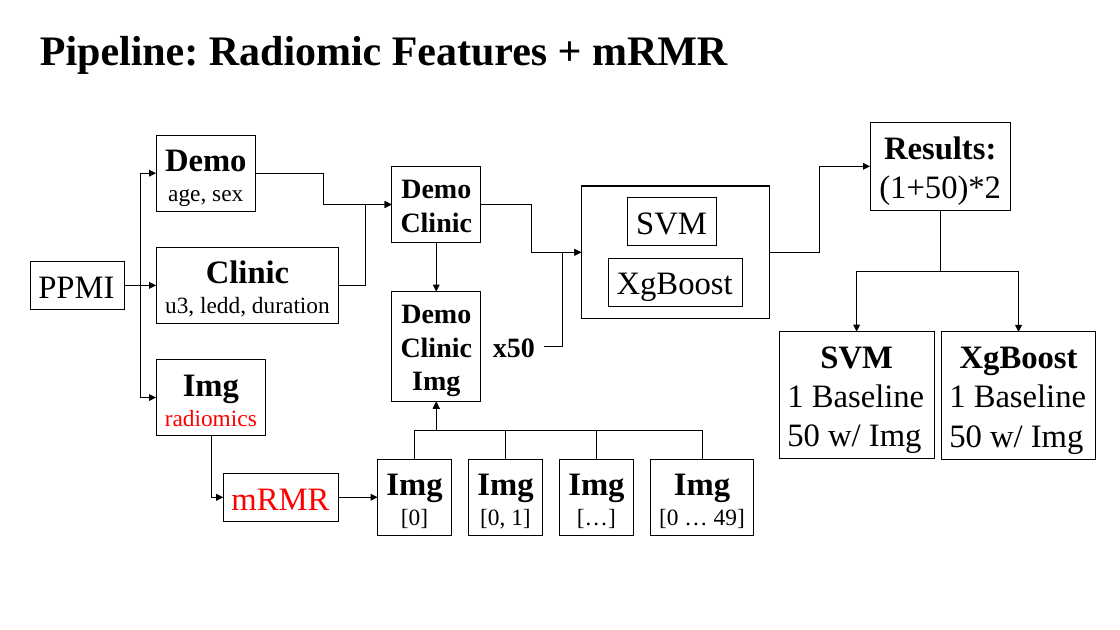
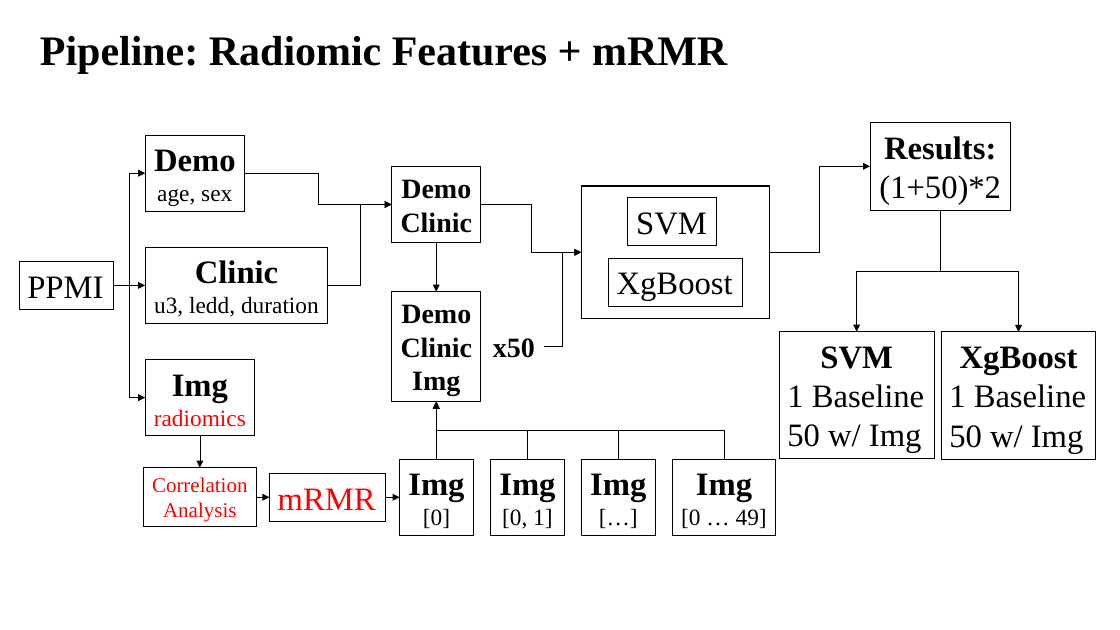
Before and after one commit to Biobots/Levodopa_Parkinson_MRI, a slide deck: slide 12 of doc/0221.pptx (slide 1 before the commit). Drawn at 1120x630 pixels with LibreOffice and Linux fonts; fonts in the diff are those of the drawing. Boxes give left, top, right and bottom in pixels: in the first picture for what was removed or moved away, otherwise in the second. Text is boxed around its words. In the diff, an @@ line names an element or a change of style, - is before the commit and + after.

```diff
--- a/doc/0221.pptx
+++ b/doc/0221.pptx
@@ elbow arrow moved from (255, 173) - (392, 204) to (245, 173) - (392, 204) @@
@@ elbow arrow moved from (339, 286) - (392, 204) to (329, 286) - (392, 204) @@
@@ 4 rectangles, 3 elbow arrows: place and size @@
-4 rectangles, 3 elbow arrows at <box>30,135,339,436</box>
+4 rectangles, 3 elbow arrows at <box>19,135,329,436</box>
@@ elbow arrow moved from (702, 460) - (436, 402) to (724, 460) - (436, 402) @@
@@ elbow arrow moved from (597, 460) - (436, 402) to (618, 460) - (436, 402) @@
@@ elbow arrow moved from (506, 460) - (436, 402) to (528, 460) - (436, 402) @@
@@ elbow arrow moved from (415, 460) - (436, 402) to (437, 460) - (436, 402) @@
@@ elbow arrow moved from (211, 436) - (223, 497) to (200, 436) - (200, 468) @@
@@ rectangle added at <box>143,468,256,528</box>, outline #000000 0.75 pt, 18 pt, text #FF0000 @@
+Correlation
+Analysis
@@ rectangle "mRMR": place and size @@
-rectangle "mRMR" at <box>223,473,339,521</box>
+rectangle "mRMR" at <box>270,473,386,521</box>
@@ 4 rectangles: place and size @@
-4 rectangles at <box>378,460,754,536</box>
+4 rectangles at <box>400,460,776,536</box>
@@ arrow added from (257, 497) to (270, 497), #000000 0.5 pt @@
@@ arrow moved from (339, 497) - (378, 497) to (386, 497) - (400, 497) @@
```
Also in this commit, not shown: 6 other slides changed, 4 slides added, 5 other files.
